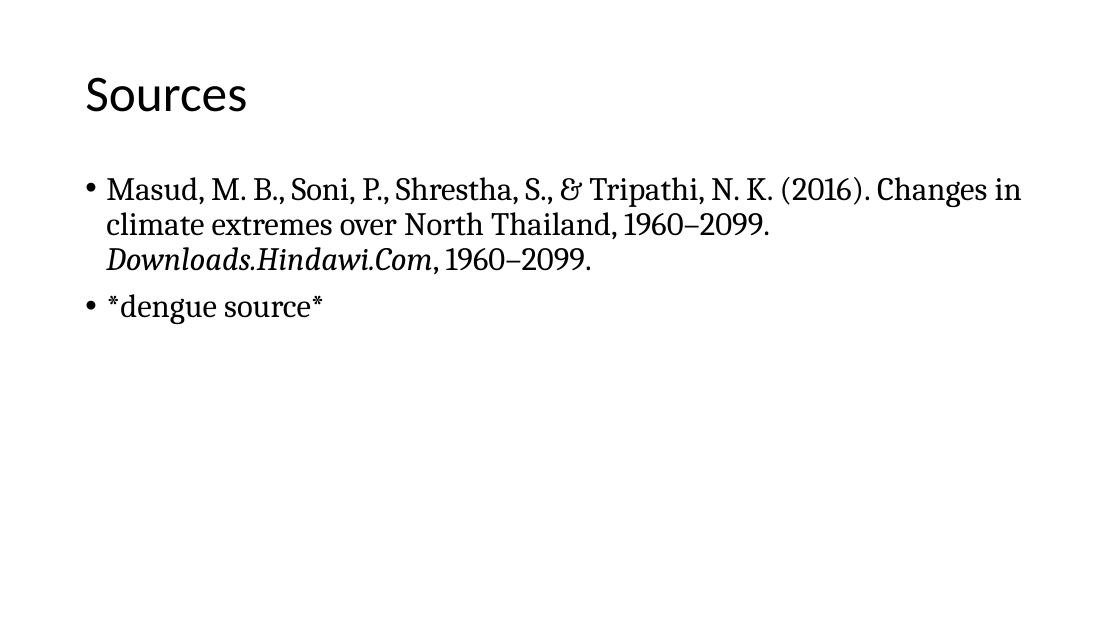
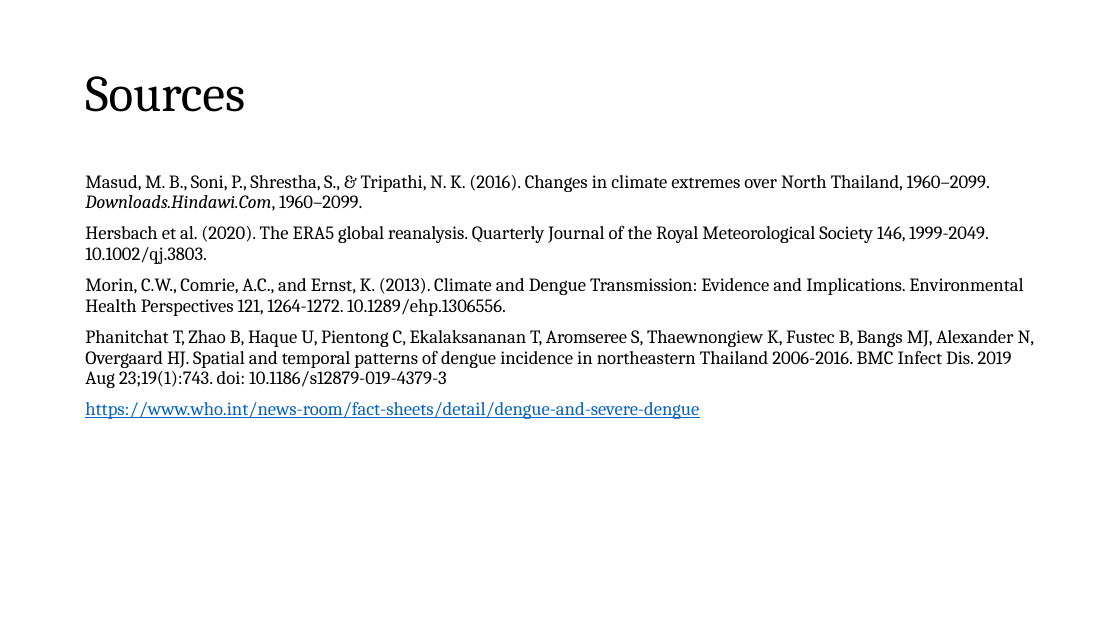
Before and after one commit to datascience-mobi-2023/topic04_team04, a slide deck: slide 16 of Project Proposal Präsi Draft .pptx. Drawn at 1120x630 pixels with LibreOffice and Linux fonts; fonts in the diff are those of the drawing. Boxes give left, top, right and bottom in pixels: in the first picture for what was removed or moved away, otherwise in the second. Text is boxed around its words. In the diff, an @@ line names an element or a change of style, - is before the commit and + after.

```diff
--- a/Project Proposal Präsi Draft .pptx
+++ b/Project Proposal Präsi Draft .pptx
@@ title "Sources" at <box>85,76,245,112</box>: font Calibri to Cambria @@
@@ text at <box>85,175,990,211</box>: size 28 to 16 pt in "Masud, M. B., Soni, P., Shrestha, S., ..."; bullet • to none @@
@@ text at <box>85,225,1034,419</box>: text changed; size 28 to 16 pt @@
-• *dengue source*
+Hersbach et al. (2020). The ERA5 global reanalysis. Quarterly Journal of the Royal Meteorological Society 146, 1999-2049. 10.1002/qj.3803.
+Morin, C.W., Comrie, A.C., and Ernst, K. (2013). Climate and Dengue Transmission: Evidence and Implications. Environmental Health Perspectives 121, 1264-1272. 10.1289/ehp.1306556.
+Phanitchat T, Zhao B, Haque U, Pientong C, Ekalaksananan T, Aromseree S, Thaewnongiew K, Fustec B, Bangs MJ, Alexander N, Overgaard HJ. Spatial and temporal patterns of dengue incidence in northeastern Thailand 2006-2016. BMC Infect Dis. 2019 Aug 23;19(1):743. doi: 10.1186/s12879-019-4379-3
+https://www.who.int/news-room/fact-sheets/detail/dengue-and-severe-dengue
```
Also in this commit, not shown: 4 other slides changed.
